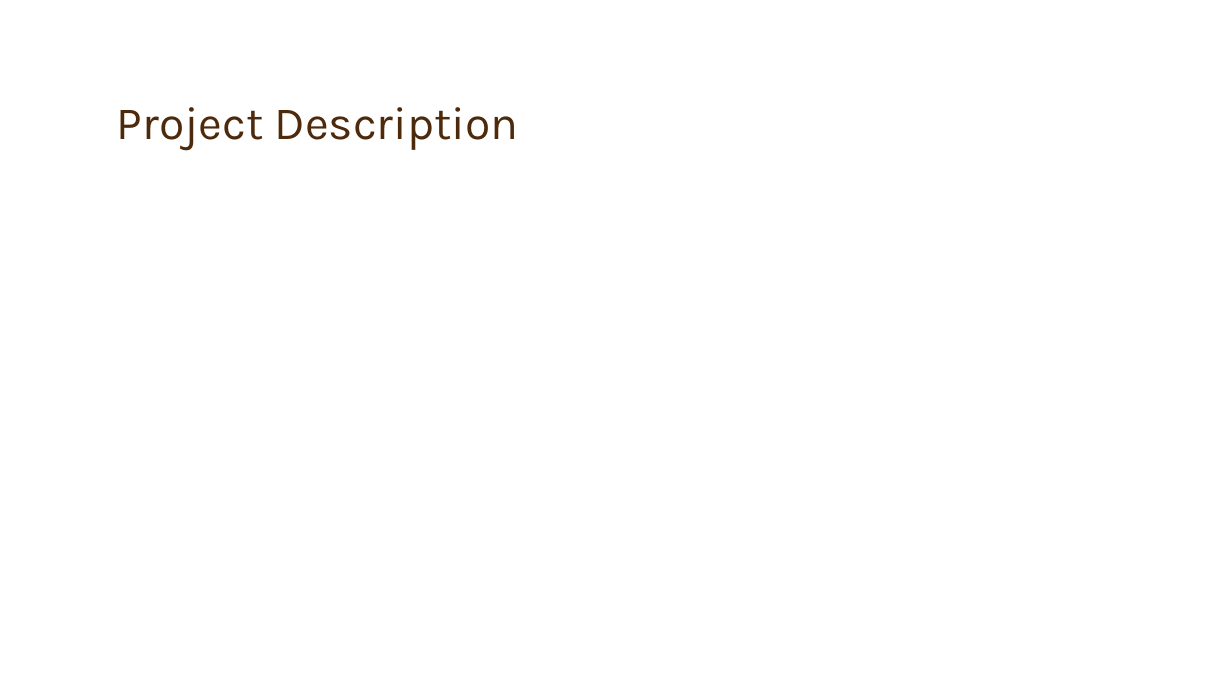
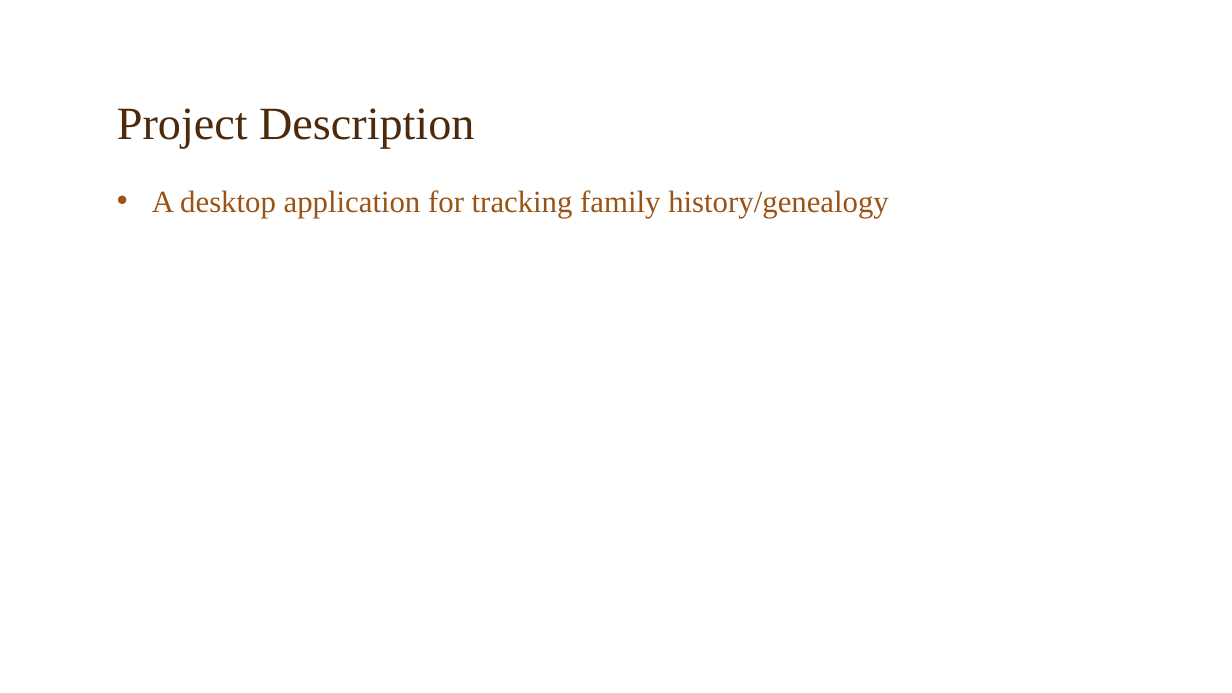
Before and after one commit to austintauer/Genealotree, a slide deck: slide 2 of GenealoTree.pptx. Drawn at 1232x693 pixels with LibreOffice and Linux fonts; fonts in the diff are those of the drawing; background and template pictures are left out. Boxes give left, top, right and bottom in pixels: in the first picture for what was removed or moved away, otherwise in the second. Text is boxed around its words. In the diff, an @@ line names an element or a change of style, - is before the commit and + after.

```diff
--- a/GenealoTree.pptx
+++ b/GenealoTree.pptx
@@ title "Project Description" at [117,108,474,148]: font Karla to Times New Roman @@
@@ text added at [152,190,889,218], 24 pt, text #9A5315 @@
+• A desktop application for tracking family history/genealogy
```
Also in this commit, not shown: 4 other slides changed.
